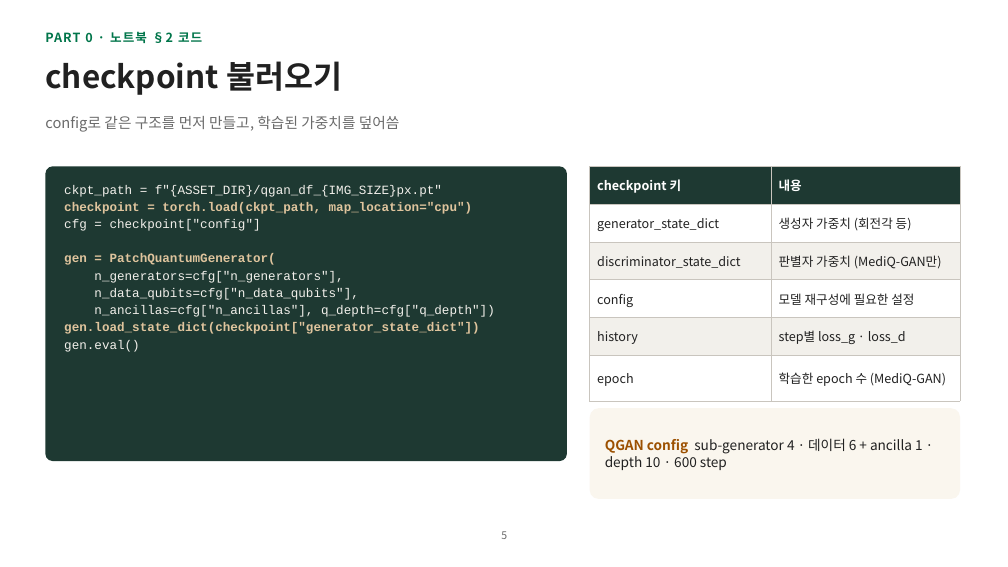
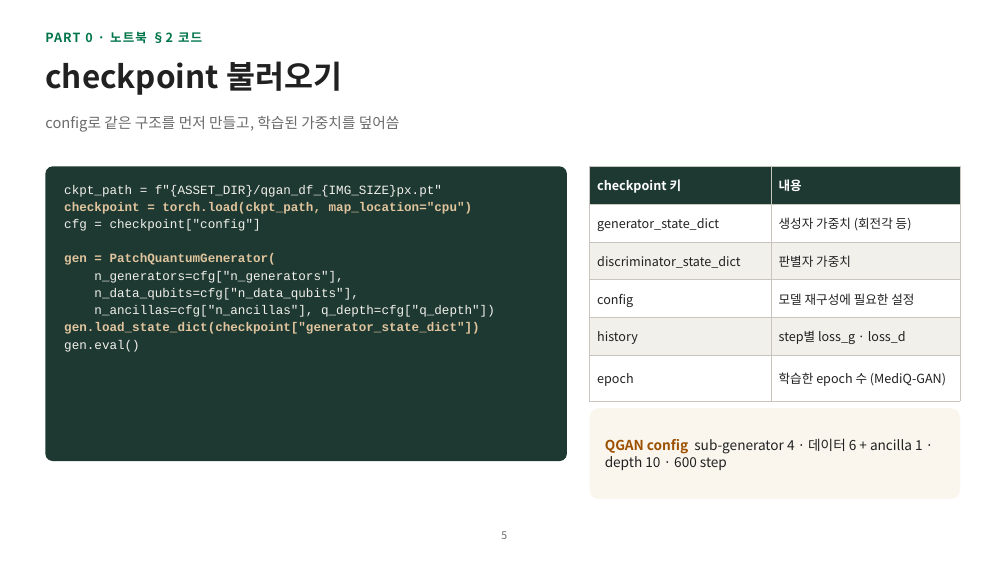
Before and after one commit to hyunhp/skin_disease_qml, a slide deck: slide 5 of practice/day3_slides/day3_practice_slides.pptx. Drawn at 1008x567 pixels with LibreOffice and Linux fonts; fonts in the diff are those of the drawing. Boxes give left, top, right and bottom in pixels: in the first picture for what was removed or moved away, otherwise in the second. Text is boxed around its words. In the diff, an @@ line names an element or a change of style, - is before the commit and + after.

```diff
--- a/practice/day3_slides/day3_practice_slides.pptx
+++ b/practice/day3_slides/day3_practice_slides.pptx
@@ table at (x1=590, y1=166, x2=960, y2=390) @@
-row 3, column 2: 판별자 가중치 (MediQ-GAN만)
+row 3, column 2: 판별자 가중치
```
Also in this commit, not shown: 6 other slides changed, 4 other files.
